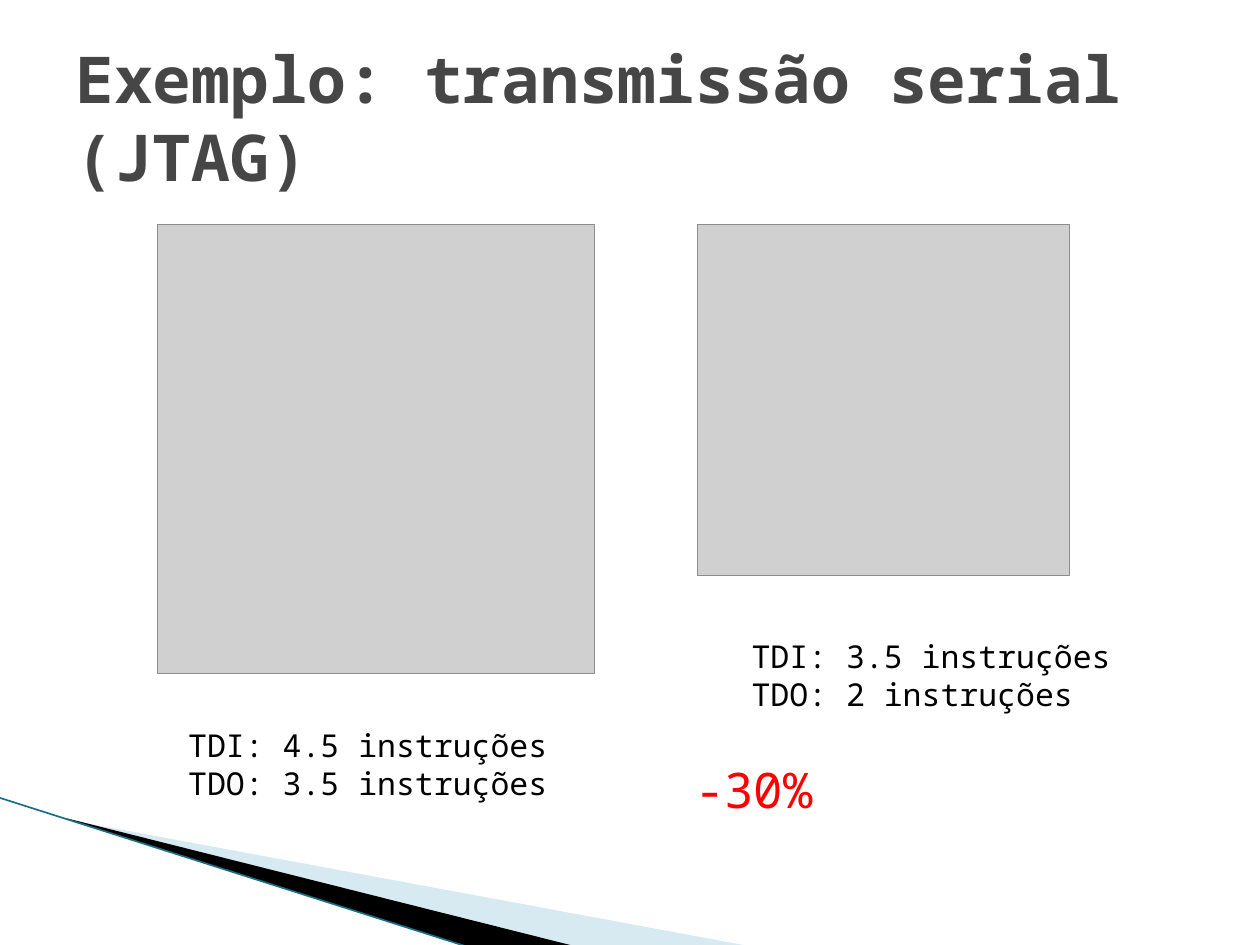
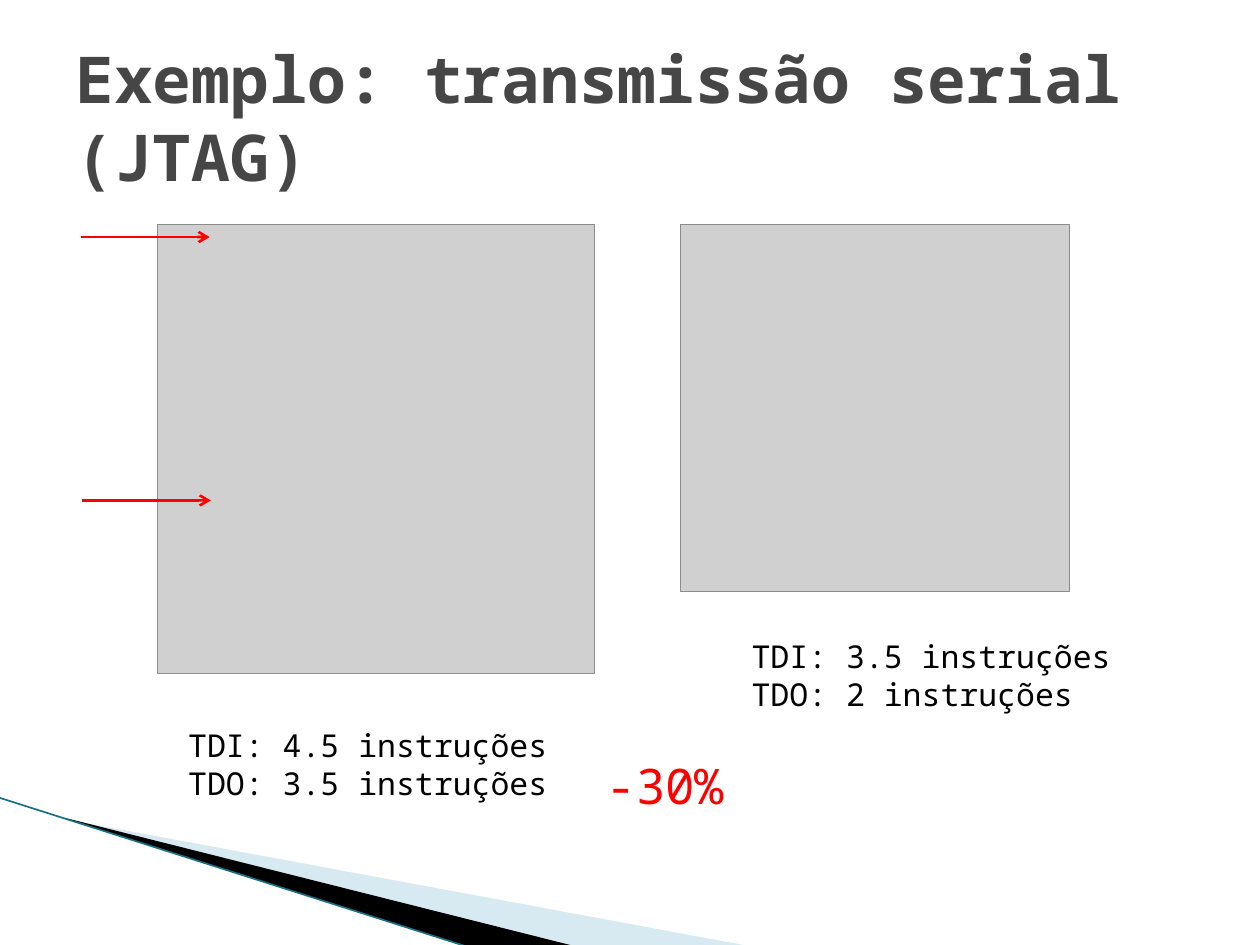
Before and after one commit to phdenis40/mips-assembler-unb, a slide deck: slide 29 of seminario/Interface entre C e Assemby 8085.pptx (slide 25 before the commit). Drawn at 1260x945 pixels with LibreOffice and Linux fonts; fonts in the diff are those of the drawing; grey boxes stand for pictures; background and template pictures are left out. Boxes give left, top, right and bottom in pixels: in the first picture for what was removed or moved away, otherwise in the second. Text is boxed around its words. In the diff, an @@ line names an element or a change of style, - is before the commit and + after.

```diff
--- a/seminario/Interface entre C e Assemby 8085.pptx
+++ b/seminario/Interface entre C e Assemby 8085.pptx
@@ arrow added from (81, 237) to (209, 237), #FF0000 1.5 pt @@
@@ picture resized from (x1=697, y1=224, x2=1070, y2=576) to (x1=680, y1=224, x2=1070, y2=591) @@
@@ arrow added from (82, 500) to (210, 500), #FF0000 1.5 pt @@
@@ text "-30%" moved from (x1=695, y1=772, x2=812, y2=809) to (x1=607, y1=768, x2=724, y2=805) @@
```
Also in this commit, not shown: 7 other slides changed, 10 slides added, 6 slides removed.
